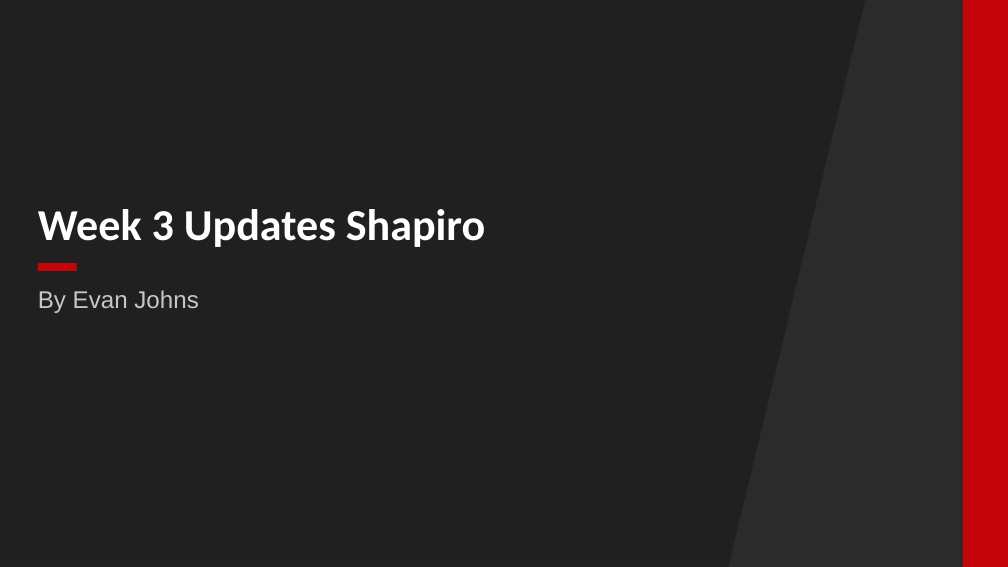
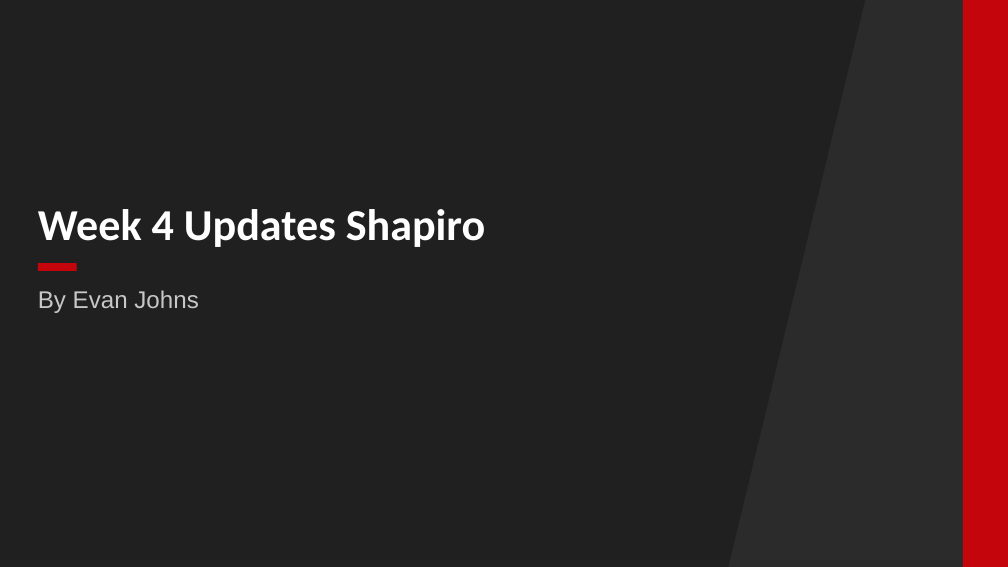
Before and after one commit to EDJohns/2025-Dinh-Lab-Research-Project, a slide deck: slide 1 of Shapiro 2025 Project/Weekly Updates/Week 4 Updates.pptx. Drawn at 1008x567 pixels with LibreOffice and Linux fonts; fonts in the diff are those of the drawing; background and template pictures are left out; a plain dark background stands for a picture behind light text. Boxes give left, top, right and bottom in pixels: in the first picture for what was removed or moved away, otherwise in the second. Text is boxed around its words. In the diff, an @@ line names an element or a change of style, - is before the commit and + after.

Commit message:
Week 4 PP

```diff
--- a/Shapiro 2025 Project/Weekly Updates/Week 4 Updates.pptx
+++ b/Shapiro 2025 Project/Weekly Updates/Week 4 Updates.pptx
@@ title at [38,209,485,247]: text changed @@
-Week 3 Updates Shapiro
+Week 4 Updates Shapiro
```
Also in this commit, not shown: 2 other slides changed, 4 slides added, 3 slides removed.
